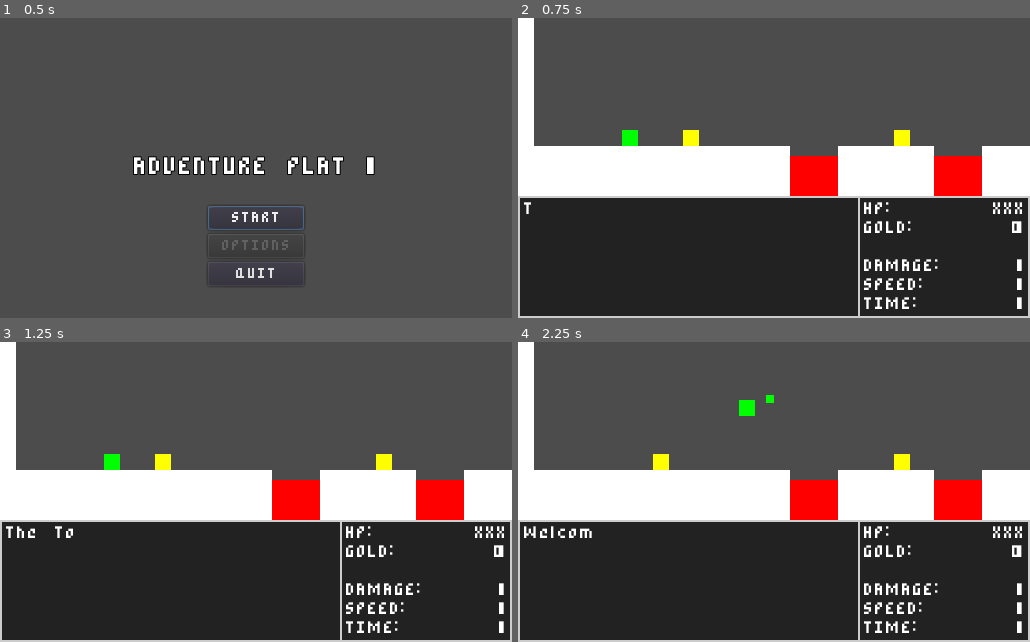
Above: before the commit, frames 1-4 (two rows, left to right).
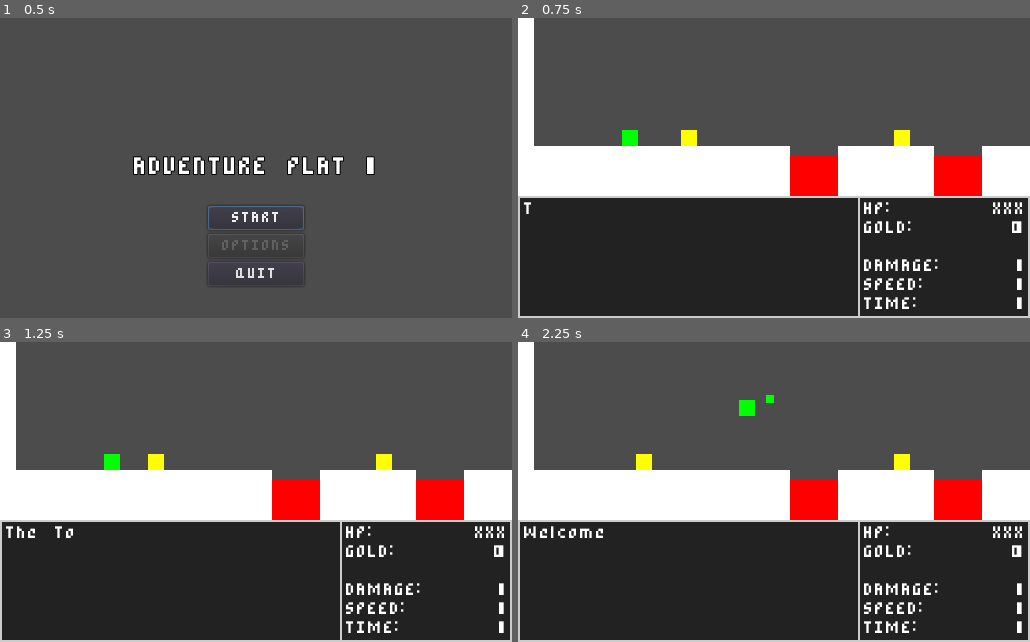
Above: after the commit, the same moments.

Repository: rodriguezric/Adventure-Plat-1
Game: Godot game, scene res://scenes/Main.tscn
Two runs of this game, one before a commit and one after it. Both use one fixed random seed, a clock stepped at 60 frames per second and the inputs below.
Inputs:
- Up to frame 1 (0.5 s): no input
- Up to frame 2 (0.75 s): click "START" at 0.5 s
- Up to frame 3 (1.25 s): no input
- Up to frame 4 (2.25 s): tap Enter (ui_accept) at 1.25 s; hold Shift (attack) 1.28-2.03 s; hold D (move_right) from 1.28 s (still down); tap W (jump) at 1.52 s; tap Shift (attack) at 2.1 s

Frame 1 is identical in both runs. In frame 2, less than 0.1% of the frame differs, in the area x 31-36%, y 37-43%; in frame 3, 0.1%; in frame 4, 0.4%, in the area x 15-30%, y 37-66%.

Commit message:
✨ - Face direction and reverse direction implemented.

Diff:
--- a/scenes/World.tscn
+++ b/scenes/World.tscn
@@ -52,9 +52,10 @@
 position = Vector2( 176, 120 )
 dialogue = [ "Welcome to the Town!" ]
 
-[node name="TimerBehavior" type="Node2D" parent="Sign"]
+[node name="MoveForwardBehavior" type="Node2D" parent="Sign"]
 script = ExtResource( 8 )
-actions = [ "forward" ]
+speed = 30
+actions = [ "forward", "reverse" ]
 
 [node name="Sign2" parent="." instance=ExtResource( 6 )]
 position = Vector2( 384, 120 )
--- a/scripts/classes/actions/TimerBehavior.gd
+++ b/scripts/classes/actions/TimerBehavior.gd
@@ -5,7 +5,11 @@
 export var interval : int = 1
 export(Directions.Enum) var direction = Directions.LEFT
 export var bounce_off_wall : bool = false
-export(Array, String, "0", "wait", "up", "down", "left", "right", "forward") var actions
+export(Array, String,
+	"0", "wait",
+	"up", "down", "left", "right",
+	"face-left", "face-right", "reverse",
+	"forward") var actions
 
 var current_action : int = 0
 var motion : Vector2
@@ -51,6 +55,12 @@
 			motion.y = 0
 		'shoot':
 			pass
+		'face-left':
+			direction = Directions.LEFT
+		'face-right':
+			direction = Directions.RIGHT
+		'reverse':
+			direction = Directions.LEFT if direction == Directions.RIGHT else Directions.RIGHT
 		'forward':
 			motion.x = speed * direction
 		'jump':
